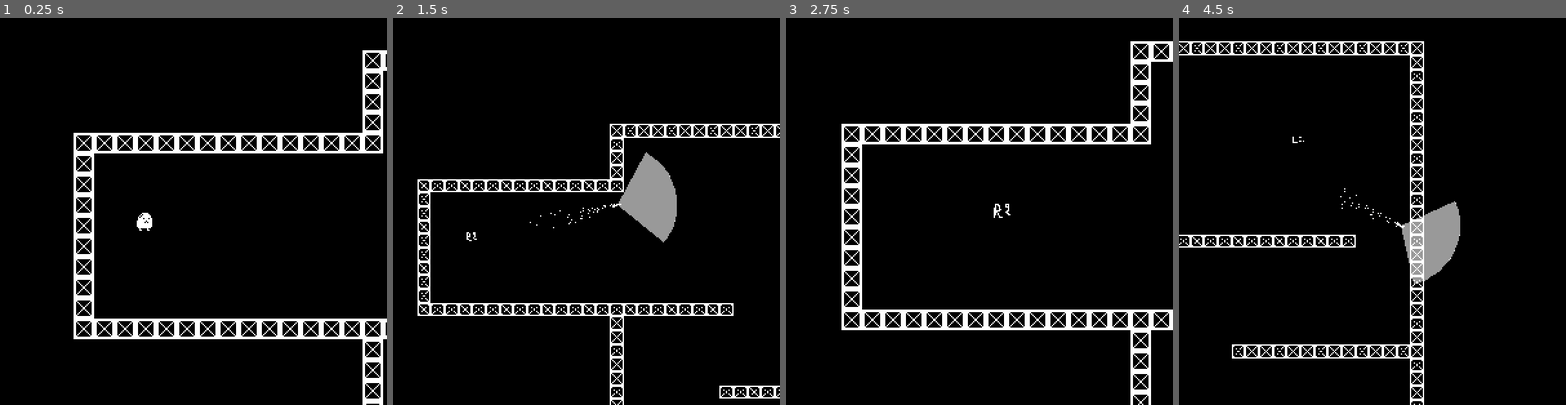
Above: before the commit, frames 1-4 (left to right).
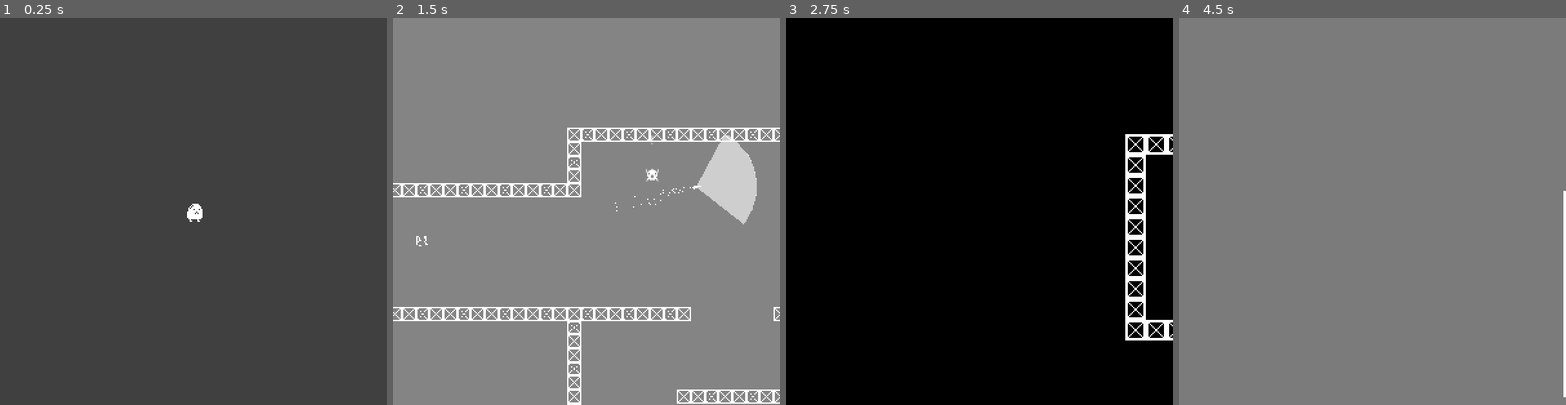
Above: after the commit, the same moments.

Repository: theowiik/PITCH-BLACK
Game: Godot game, scene res://scenes/Game.tscn
The game is run twice, just before and just after one commit, with the same random seed, the same clock (stepped at 60 frames per second) and the same inputs.
Inputs (mouse positions are in pixels of both pictures, inside the frame that each line leads up to):
- Up to frame 1 (0.25 s): no input
- Up to frame 2 (1.5 s): move the mouse to (671, 192) at 0.52 s; hold D (right) 0.53-1.28 s; right-click (671, 192) at 0.6 s; move the mouse to (509, 230) at 1.27 s; hold S (down) from 1.28 s (still down); click (509, 230) at 1.35 s
- Up to frame 3 (2.75 s): move the mouse to (1018, 126) at 2.02 s; release S (down) at 2.03 s; hold D (right) from 2.03 s (still down); right-click (1018, 126) at 2.1 s
- Up to frame 4 (4.5 s): move the mouse to (1353, 288) at 2.77 s; release D (right) at 2.78 s; hold W (up) 2.78-3.53 s; click (1353, 288) at 2.85 s; move the mouse to (1488, 269) at 3.52 s; hold A (left) from 3.53 s (still down); right-click (1488, 269) at 3.6 s; tap X (debug) at 4.15 s; move the mouse to (1256, 153) at 4.27 s; click (1256, 153) at 4.35 s

The runs differ from the first frame. In frame 1, 100% of the frame differs, in the area x 0-100%, y 0-100%; in frame 2, 97%; in frame 3, 8.8%; in frame 4, 100%.

Commit message:
start of fading when dead

Diff:
--- a/project.godot
+++ b/project.godot
@@ -48,6 +48,11 @@
 "class": "Teleporter",
 "language": "GDScript",
 "path": "res://scripts/Teleporter.gd"
+}, {
+"base": "CanvasLayer",
+"class": "Transition",
+"language": "GDScript",
+"path": "res://scripts/Transition.gd"
 } ]
 _global_script_class_icons={
 "Actor": "",
@@ -57,7 +62,8 @@
 "Player": "",
 "Projectile": "",
 "Rocket": "",
-"Teleporter": ""
+"Teleporter": "",
+"Transition": ""
 }
 
 [application]
--- a/scenes/Game.tscn
+++ b/scenes/Game.tscn
@@ -1,8 +1,39 @@
-[gd_scene load_steps=4 format=2]
+[gd_scene load_steps=7 format=2]
 
 [ext_resource path="res://scenes/actors/Player.tscn" type="PackedScene" id=1]
 [ext_resource path="res://scripts/Game.gd" type="Script" id=2]
+[ext_resource path="res://scripts/Transition.gd" type="Script" id=3]
 [ext_resource path="res://scenes/Cutscene.tscn" type="PackedScene" id=4]
+
+[sub_resource type="Animation" id=1]
+resource_name = "fade_in"
+tracks/0/type = "value"
+tracks/0/path = NodePath("ColorRect:color")
+tracks/0/interp = 1
+tracks/0/loop_wrap = true
+tracks/0/imported = false
+tracks/0/enabled = true
+tracks/0/keys = {
+"times": PoolRealArray( 0, 1 ),
+"transitions": PoolRealArray( 1, 1 ),
+"update": 0,
+"values": [ Color( 1, 1, 1, 0 ), Color( 1, 1, 1, 1 ) ]
+}
+
+[sub_resource type="Animation" id=2]
+resource_name = "fade_out"
+tracks/0/type = "value"
+tracks/0/path = NodePath("ColorRect:color")
+tracks/0/interp = 1
+tracks/0/loop_wrap = true
+tracks/0/imported = false
+tracks/0/enabled = true
+tracks/0/keys = {
+"times": PoolRealArray( 0, 1 ),
+"transitions": PoolRealArray( 1, 1 ),
+"update": 0,
+"values": [ Color( 1, 1, 1, 1 ), Color( 1, 1, 1, 0 ) ]
+}
 
 [node name="Game" type="Node2D"]
 script = ExtResource( 2 )
@@ -18,3 +49,19 @@
 [node name="Level" type="Node" parent="."]
 
 [node name="Cutscene" parent="." instance=ExtResource( 4 )]
+
+[node name="Transition" type="CanvasLayer" parent="."]
+pause_mode = 2
+script = ExtResource( 3 )
+
+[node name="ColorRect" type="ColorRect" parent="Transition"]
+anchor_right = 1.0
+anchor_bottom = 1.0
+color = Color( 1, 1, 1, 0 )
+__meta__ = {
+"_edit_use_anchors_": false
+}
+
+[node name="AnimationPlayer" type="AnimationPlayer" parent="Transition"]
+anims/fade_in = SubResource( 1 )
+anims/fade_out = SubResource( 2 )
--- a/scripts/Game.gd
+++ b/scripts/Game.gd
@@ -46,6 +46,11 @@
 	emit_signal("cutscene_finished")
 
 func reset_room() -> void:
+	$Transition.fade_in()
+	yield($Transition, "transition_finished")
+	get_tree().paused = true
+
+	# Health
 	player.health = player.max_health
 
 	# Remove current level
@@ -71,6 +76,13 @@
 	# Door
 	var teleporter: Teleporter = instance.get_teleporter()
 	teleporter.connect("teleporter_entered", self, "next_room")
+
+	# Fade and continue process
+	camera.smoothing_enabled = false
+	camera.global_position = instance.get_spawn()
+	#camera.smoothing_enabled = true
+	get_tree().paused = false
+	$Transition.fade_out()
 
 func on_request_path(from: Vector2, to: Vector2, who: Enemy) -> void:
 	var level: LevelTemplate = $Level.get_child(0)
--- /dev/null
+++ b/scripts/Transition.gd
@@ -0,0 +1,17 @@
+extends CanvasLayer
+
+class_name Transition
+
+signal transition_finished
+
+onready var anim_player: AnimationPlayer = $AnimationPlayer
+
+func fade_in() -> void:
+	anim_player.play("fade_in")
+	yield(anim_player, "animation_finished")
+	emit_signal("transition_finished")
+
+func fade_out() -> void:
+	anim_player.play("fade_out")
+	yield(anim_player, "animation_finished")
+	emit_signal("transition_finished")
